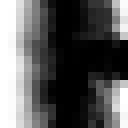
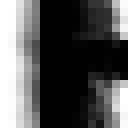
Two versions of the same layered image (128×128). Layer-by-layer changes:
painted on "Background" over box(40, 0, 64, 128)
